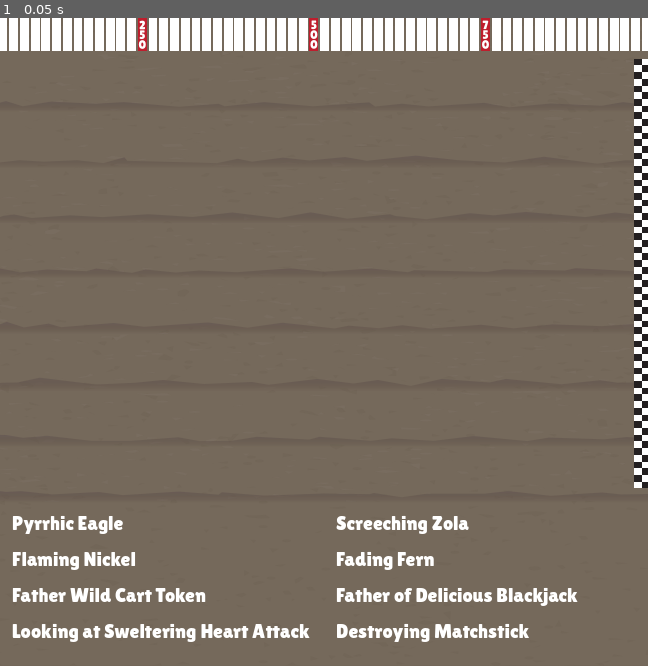
Above: before the commit, frame 1.
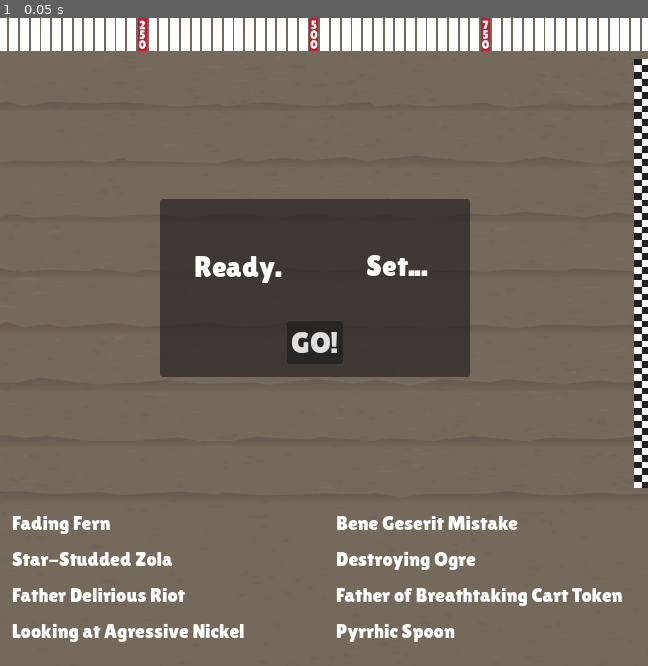
Above: after the commit, the same moment.

Repository: ahndhi/Very-Normal-Horse-Racing-Sim
Game: Godot game, scene res://showrunner.tscn
Same seed, same stepped clock (60 frames per second), same inputs: the game is played once before the commit and once after it.
Inputs:
- Up to frame 1 (0.05 s): no input

The runs differ from the first frame. In frame 1, 16% of the frame differs, in the area x 1-96%, y 27-97%.

Commit message:
bareedit

Diff:
--- a/race.tscn
+++ b/race.tscn
@@ -114,3 +114,40 @@
 theme_override_font_sizes/font_size = 20
 text = "text"
 autowrap_mode = 2
+
+[node name="Panel" type="Panel" parent="." unique_id=761203015]
+layout_mode = 0
+offset_left = 160.0
+offset_top = 181.0
+offset_right = 470.0
+offset_bottom = 359.0
+
+[node name="Label" type="Label" parent="Panel" unique_id=651994835]
+layout_mode = 0
+offset_left = 34.0
+offset_top = 50.0
+offset_right = 122.0
+offset_bottom = 85.0
+theme_override_fonts/font = ExtResource("2_8tr17")
+theme_override_font_sizes/font_size = 30
+text = "Ready."
+
+[node name="Label2" type="Label" parent="Panel" unique_id=1256762458]
+layout_mode = 0
+offset_left = 206.0
+offset_top = 49.0
+offset_right = 268.0
+offset_bottom = 84.0
+theme_override_fonts/font = ExtResource("2_8tr17")
+theme_override_font_sizes/font_size = 30
+text = "Set..."
+
+[node name="Button" type="Button" parent="Panel" unique_id=948718549]
+layout_mode = 0
+offset_left = 127.0
+offset_top = 122.0
+offset_right = 183.0
+offset_bottom = 165.0
+theme_override_fonts/font = ExtResource("2_8tr17")
+theme_override_font_sizes/font_size = 30
+text = "GO!"
--- a/showrunner.gd
+++ b/showrunner.gd
@@ -95,7 +95,8 @@
 		"Wild",
 		"Troubled",
 		"Destroying",
-		"Stewed"]
+		"Stewed",
+		"Strawberry"]
 	var thirdName : Array = [
 		"Dome",
 		"Nightmare",
@@ -137,7 +138,10 @@
 		"Refrigerator",
 		"Worms",
 		"Snake Charmer",
-		"Mistake"]
+		"Mistake",
+		"Ogre",
+		"Gravy",
+		"Straps"]
 	firstName.shuffle()
 	secondName.shuffle()
 	thirdName.shuffle()
